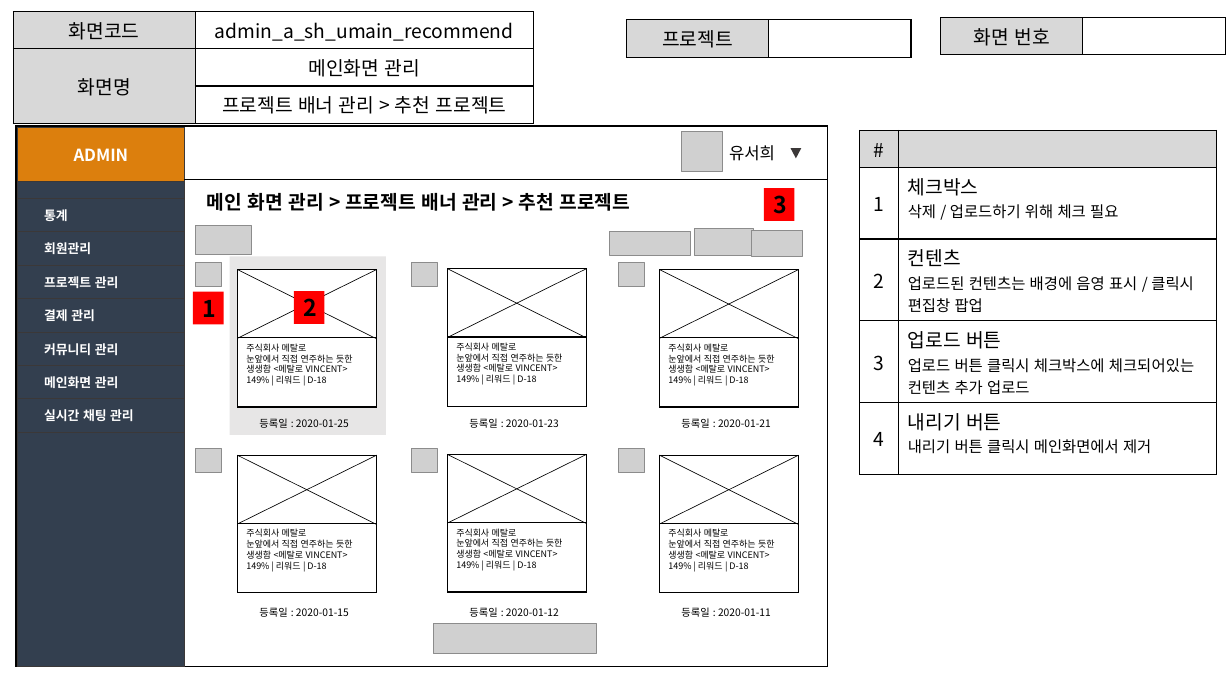
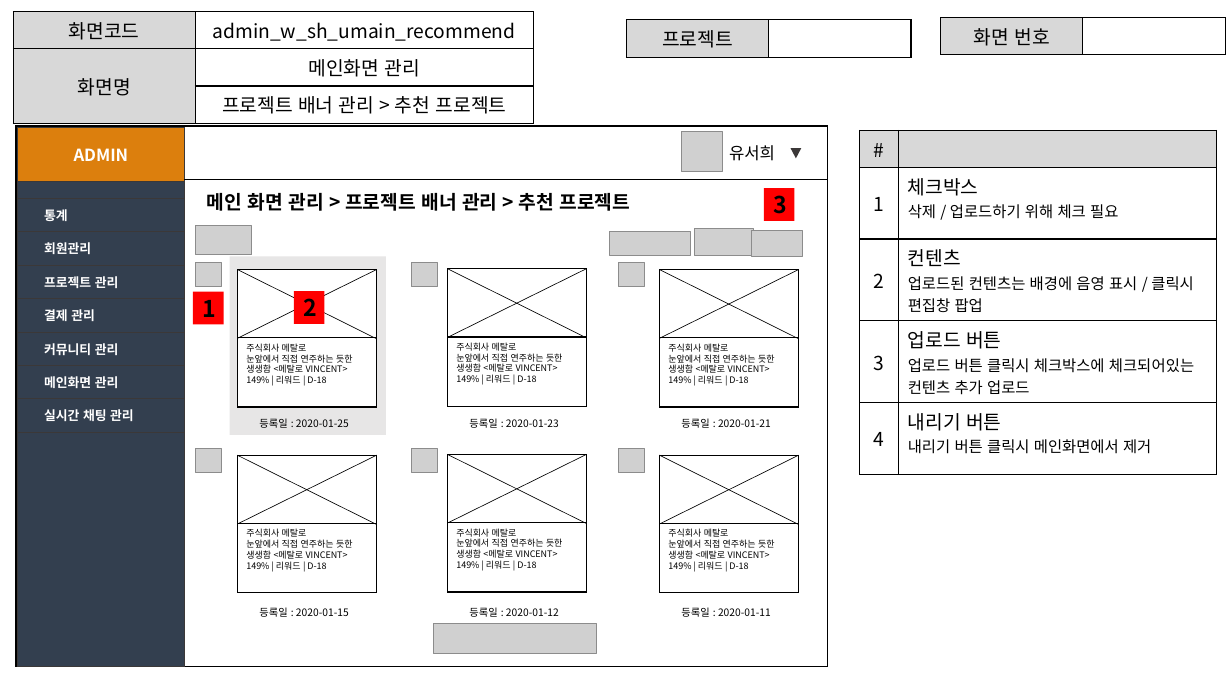
Before and after one commit to ezenteam2/EzenCrowdFunding, a slide deck: slide 13 of project03 화면설계서/project03 - 화면 설계서 - 서희.pptx. Drawn at 1232x693 pixels with LibreOffice and Linux fonts; fonts in the diff are those of the drawing; grey boxes stand for pictures. Boxes give left, top, right and bottom in pixels: in the first picture for what was removed or moved away, otherwise in the second. Text is boxed around its words. In the diff, an @@ line names an element or a change of style, - is before the commit and + after.

```diff
--- a/project03 화면설계서/project03 - 화면 설계서 - 서희.pptx
+++ b/project03 화면설계서/project03 - 화면 설계서 - 서희.pptx
@@ table at (x1=13, y1=12, x2=533, y2=118) @@
-row 1, column 2: admin_a_sh_umain_recommend
+row 1, column 2: admin_w_sh_umain_recommend
```
Also in this commit, not shown: 11 other slides changed, 8 other files.
